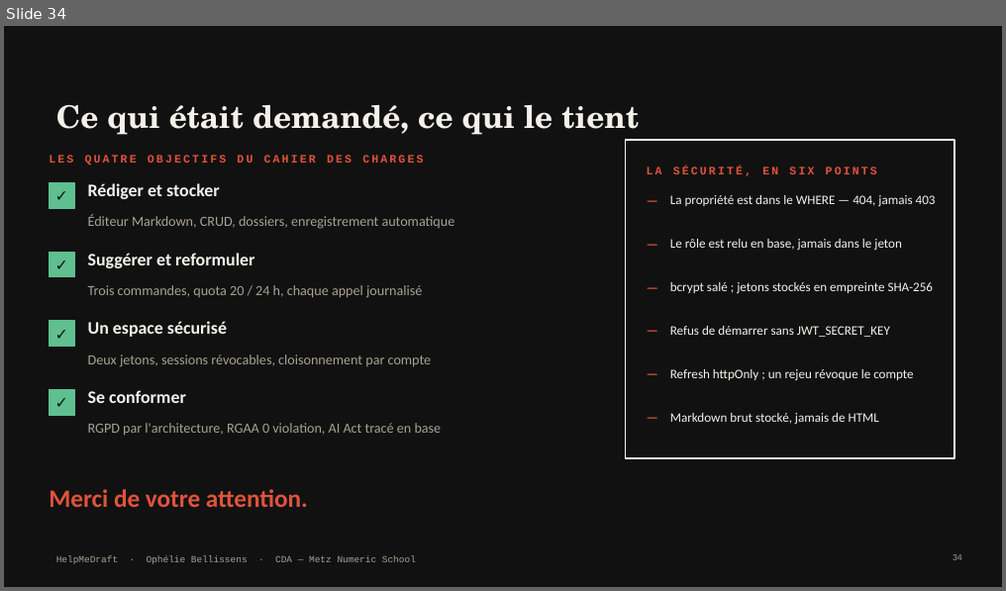
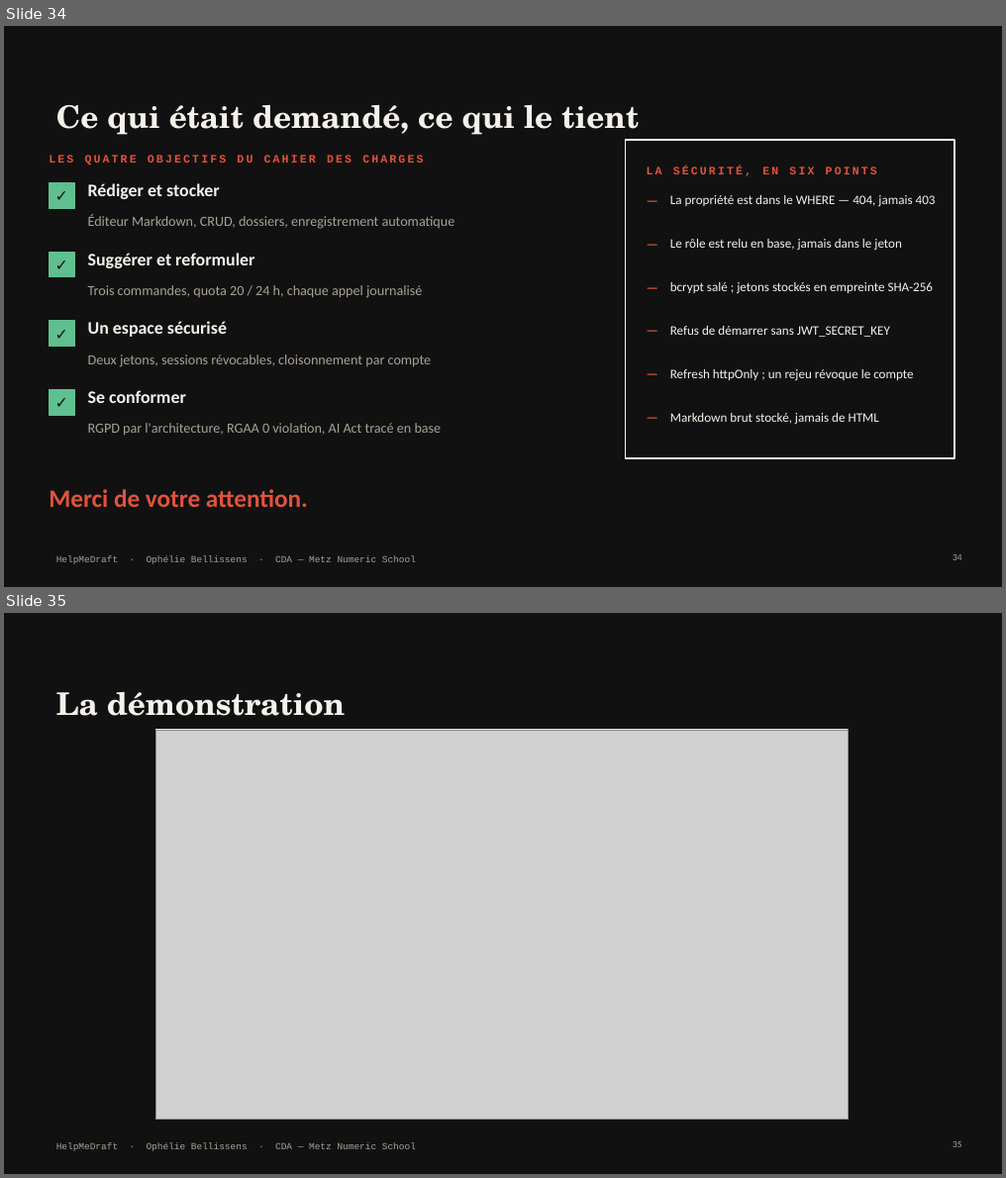
Before and after one commit to Equinoxya/HelpMeDraft---projet-fil-rouge, a slide deck: docs/Soutenance-HelpMeDraft.pptx. Shown one above the other, each under a label of ours: slide 34 before the commit, slides 34 and 35 after it. The pictures are 1006x591 and 1006x1178 pixels, drawn with LibreOffice and Linux fonts; fonts in the diff are those of the drawing; grey boxes stand for pictures. Boxes give left, top, right and bottom in pixels: in the first picture for what was removed or moved away, otherwise in the second. Text is boxed around its words. In the diff, an @@ line names an element or a change of style, - is before the commit and + after.

```diff
--- a/docs/Soutenance-HelpMeDraft.pptx
+++ b/docs/Soutenance-HelpMeDraft.pptx
@@ slide 35 added at bbox=[4, 613, 1002, 1174], background #111111; not listed: 1 template element that a slide beside it also shows @@
@@ title added at bbox=[56, 692, 345, 716], 30 pt, text #F4F1EA, bold @@
+La démonstration
@@ rectangle added at bbox=[156, 730, 847, 1119], fill #111111, outline #F4F1EA 1.25 pt @@
@@ picture added at bbox=[156, 730, 847, 1119] @@
@@ rectangle added at bbox=[161, 735, 853, 1124], fill #111111, outline #111111 0.75 pt @@
@@ page number added at bbox=[952, 1142, 962, 1148], 9 pt, text #A8A194 @@
+35
```
Also in this commit, not shown: 5 other files.
